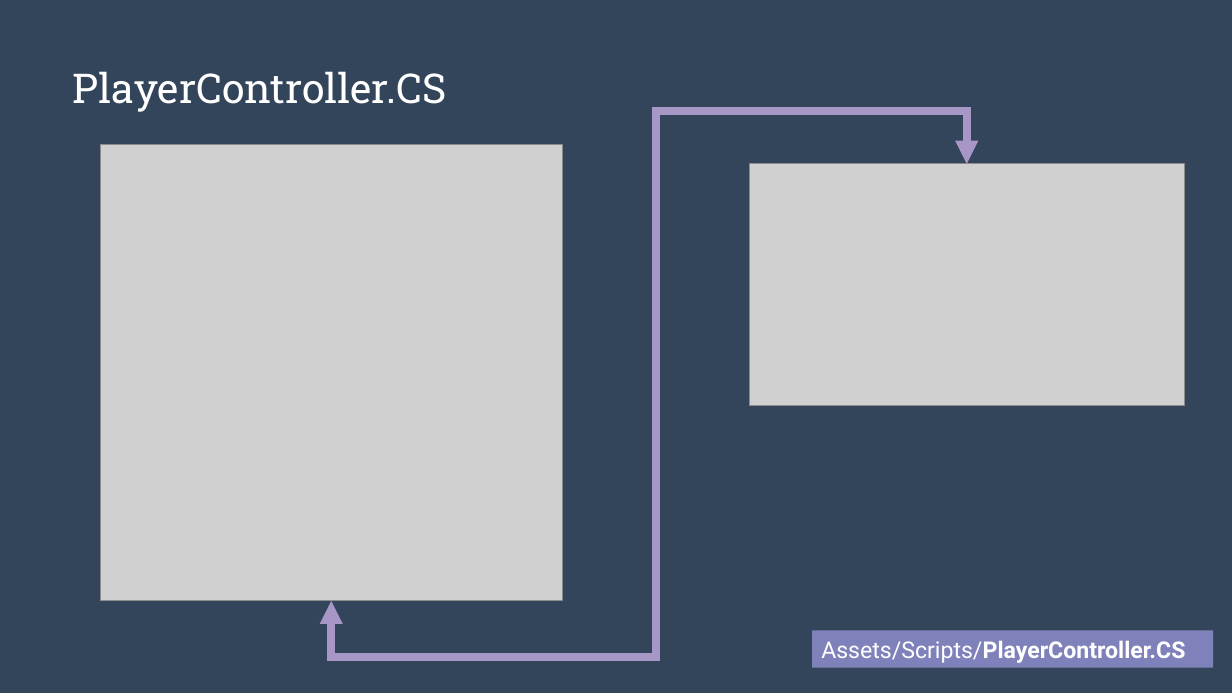
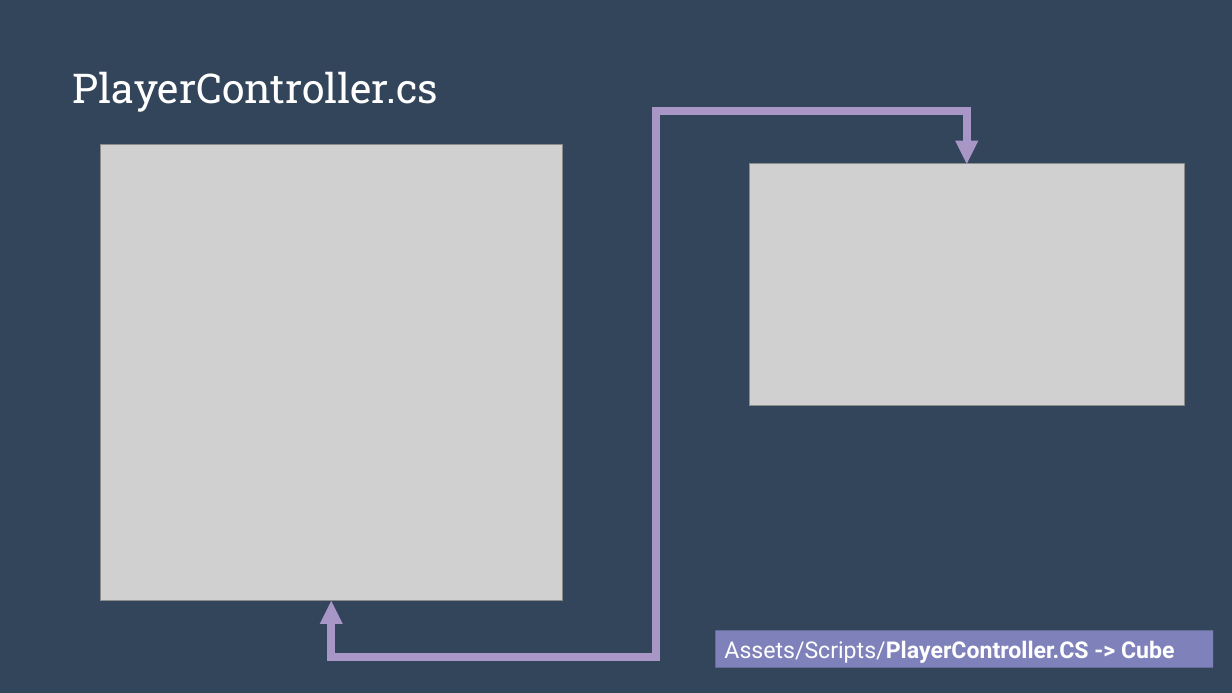
Before and after one commit to alexasummers/Serialization, a slide deck: slide 11 of Serialization/Lecture.pptx. Drawn at 1232x693 pixels with LibreOffice and Linux fonts; fonts in the diff are those of the drawing; grey boxes stand for pictures. Boxes give left, top, right and bottom in pixels: in the first picture for what was removed or moved away, otherwise in the second. Text is boxed around its words. In the diff, an @@ line names an element or a change of style, - is before the commit and + after.

Commit message:
Update Scripts
Delete Vector3 and replace with Vector2 to accomodate x and y axes

```diff
--- a/Serialization/Lecture.pptx
+++ b/Serialization/Lecture.pptx
@@ title at <box>73,71,438,112</box>: text changed @@
-PlayerController.CS
+PlayerController.cs
@@ rectangle "Assets/Scripts/PlayerController.CS -> Cube": place and size @@
-rectangle "Assets/Scripts/PlayerController.CS -> Cube" at <box>812,630,1214,667</box>
+rectangle "Assets/Scripts/PlayerController.CS -> Cube" at <box>715,630,1214,667</box>
@@ text in rectangle at <box>724,640,1174,663</box>: text changed @@
-Assets/Scripts/PlayerController.CS
+Assets/Scripts/PlayerController.CS -> Cube
```
Also in this commit, not shown: 2 other slides changed, 3 slides added, 14 other files.
